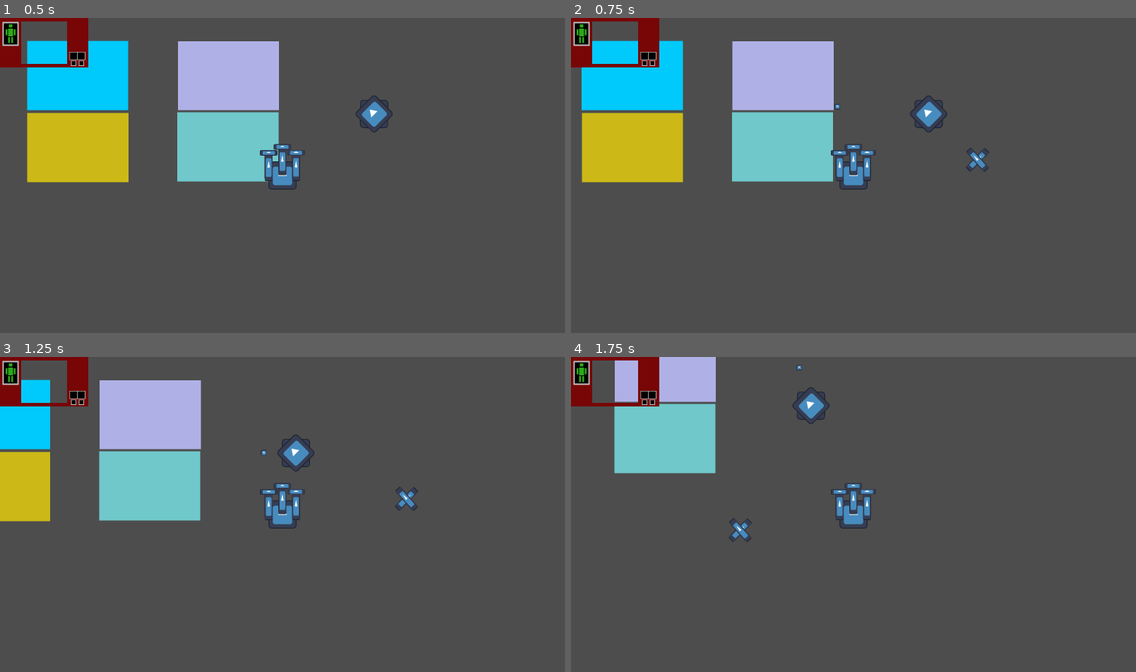
Above: before the commit, frames 1-4 (two rows, left to right).
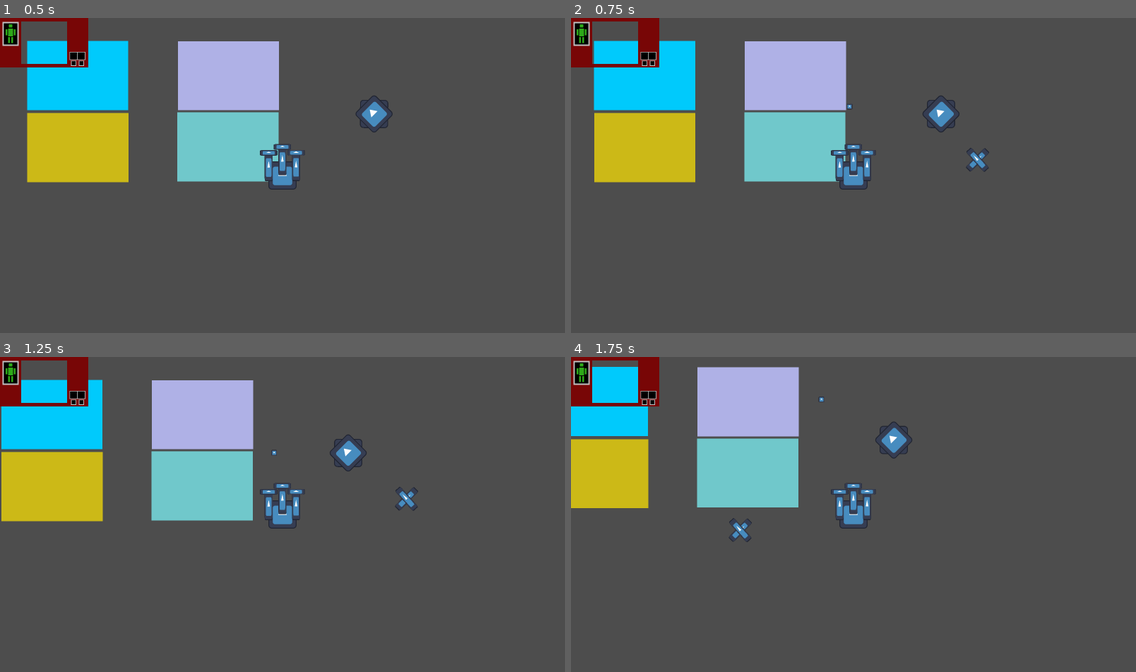
Above: after the commit, the same moments.

Repository: alin-but-real/gamenr1
Game: Godot game, scene res://scenes/main.tscn
Same seed, same stepped clock (60 frames per second), same inputs: the game is played once before the commit and once after it. The engine's default icon, where the game draws it, is replaced by a stand-in: a white triangle on a blue panel in a dark square.
Inputs (mouse positions are in pixels of both pictures, inside the frame that each line leads up to):
- Up to frame 1 (0.5 s): no input
- Up to frame 2 (0.75 s): tap Enter at 0.5 s; move the mouse to (977, 159) at 0.52 s; hold D (move_right) from 0.53 s (still down); hold Space (fire_weapon_0) from 0.53 s (still down)
- Up to frame 3 (1.25 s): keep holding D (move_right); keep holding Space (fire_weapon_0)
- Up to frame 4 (1.75 s): move the mouse to (740, 530) at 1.27 s; release D (move_right) at 1.28 s; release Space (fire_weapon_0) at 1.28 s; hold S (move_backward) from 1.28 s (still down); tap 1 (fire_weapon_1) at 1.35 s

Frame 1 is identical in both runs. In frame 2, 4.1% of the frame differs, in the area x 1-69%, y 7-53%; in frame 3, 13%; in frame 4, 16%, in the area x 0-61%, y 0-48%.

Commit message:
fixed tooltip text, need to finish dashes

Diff:
--- a/scripts/player.gd
+++ b/scripts/player.gd
@@ -2,12 +2,12 @@
 
 ##This is the maximum move speed of the player.
 @export var move_speed_max = 500
-##This is the speed the mech will move at base, without any acceleration.
+##This is the speed the mech will move at base, when holding down movement keys, without any acceleration.
 @export var move_speed = 1
-##This is how much the mech will accelerate by each frame.
-@export var move_accel = 10
-##This is how much the mech will deccelerate by each frame, when not holding down any movement key.
-@export var move_decceleration = 1
+##This is the percent by which the mech will accelerate towards its max speed, each frame. (EX: if this is set to 0.10, it will accelerate to 100% in 10 frames.)
+@export var move_accel = 0.01
+##This is the percent by which the mech will decellerate towards 0, when not holding down any movement key. (EX: if this is set to 0.2, the mech will reach a full stop (from full speed) in 5 frames)
+@export var move_decceleration = 0.05
 
 ##This is the cooldown before the player is allowed to dash again. I don't know what this is even measured in.
 @export var dash_cooldown = 5000
@@ -104,33 +104,12 @@
 	#velocity_vector += (move_vector/100 * move_accel)
 
 	if (move_vector == Vector2.ZERO):
-		velocity_vector += -velocity_vector.normalized() * move_decceleration/100
-		if (velocity_vector.length() <= move_decceleration/100):
+		velocity_vector += -velocity_vector.normalized() * move_decceleration
+		if (velocity_vector.length() <= move_decceleration):
 			velocity_vector = Vector2.ZERO
 	else:
-		velocity_vector += (move_vector/100 * move_accel)
+		velocity_vector += (move_vector * move_accel)
 		velocity_vector = velocity_vector.clamp(Vector2(-1,-1), Vector2(1,1))
-
-
-
-
-
-
-	#if (abs(current_move_speed) <= move_decceleration): #makes the deccelleration stop the mech once it gets close enough to 0
-		#current_move_speed = 0
-	#elif (current_move_speed < 0):
-		#current_move_speed += move_decceleration
-	#else:
-		#current_move_speed -= move_decceleration
-
-	#current_move_speed += move_vector.y * (move_speed + move_decceleration)
-
-	#current_move_speed += move_direction * (move_speed + move_decceleration)
-
-	#current_move_speed = clamp(current_move_speed, -move_speed_max, move_speed_max)
-
-	#position.y += current_move_speed*-cos(rotation) * delta
-	#position.x += current_move_speed*sin(rotation) * delta
 
 	position.x += (move_vector.x * move_speed) + (velocity_vector.x * move_speed_max) * delta
 	position.y += (move_vector.y * move_speed) + (velocity_vector.y * move_speed_max) * delta
